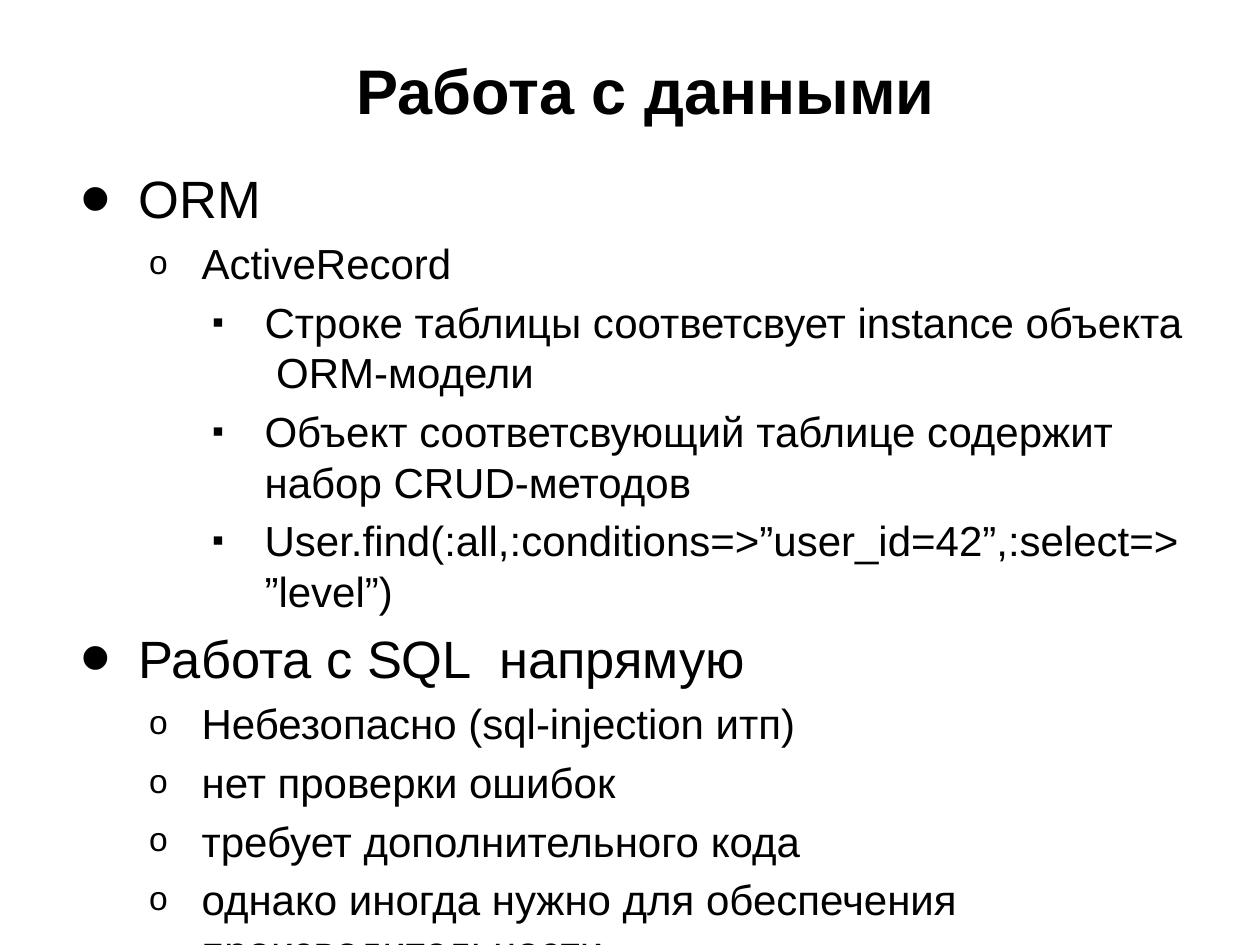
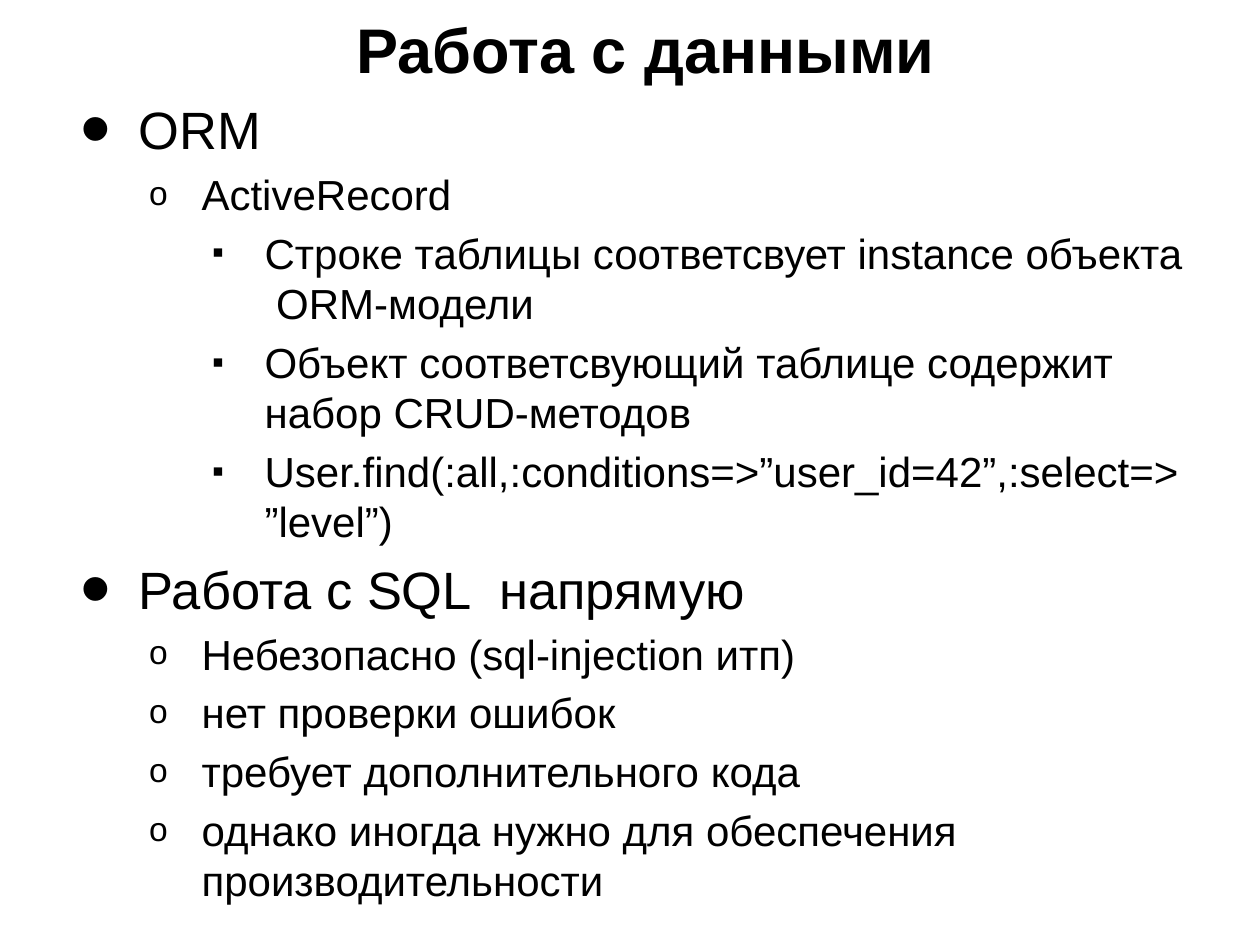
Before and after one commit to schadov/241m-lectures, a slide deck: slide 20 of Lecture_DB.pptx (slide 17 before the commit). Drawn at 1260x945 pixels with LibreOffice and Linux fonts; fonts in the diff are those of the drawing. Boxes give left, top, right and bottom in pixels: in the first picture for what was removed or moved away, otherwise in the second. Text is boxed around its words. In the diff, an @@ line names an element or a change of style, - is before the commit and + after.

```diff
--- a/Lecture_DB.pptx
+++ b/Lecture_DB.pptx
@@ title "Работа с данными" moved from (x1=357, y1=68, x2=934, y2=126) to (x1=357, y1=27, x2=934, y2=85) @@
@@ text "ORM" rewrapped from (x1=139, y1=181, x2=1183, y2=924) to (x1=139, y1=112, x2=1183, y2=905) @@
```
Also in this commit, not shown: 8 other slides changed, 3 slides added.
